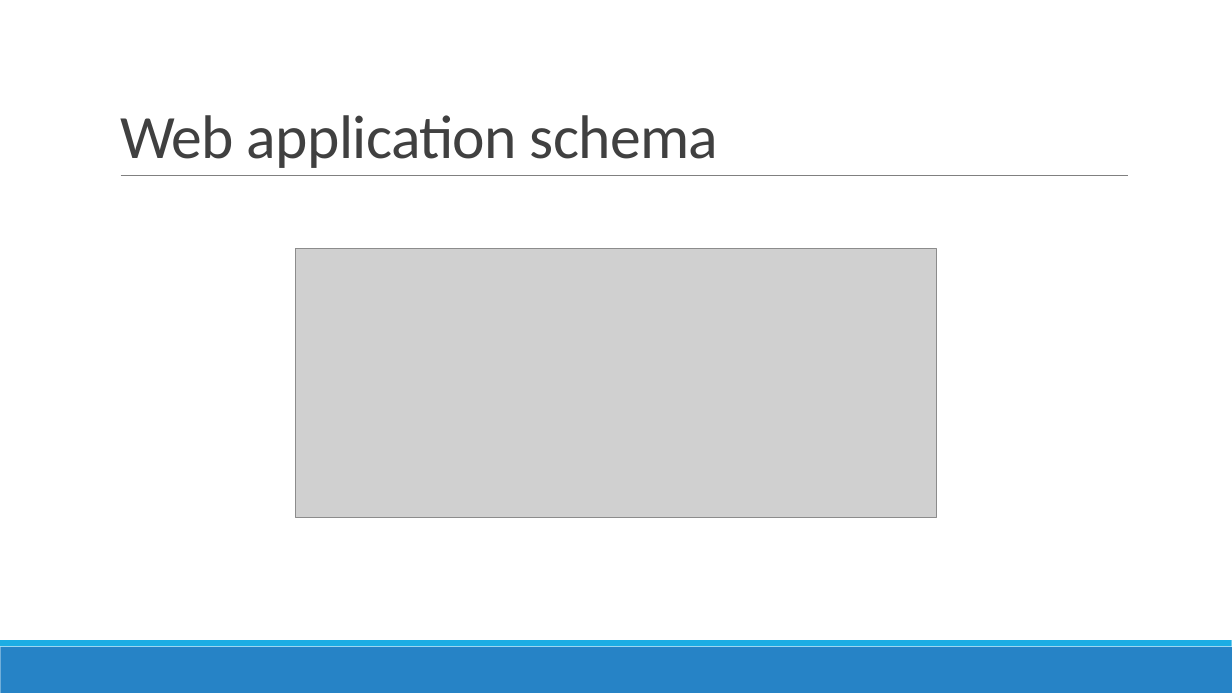
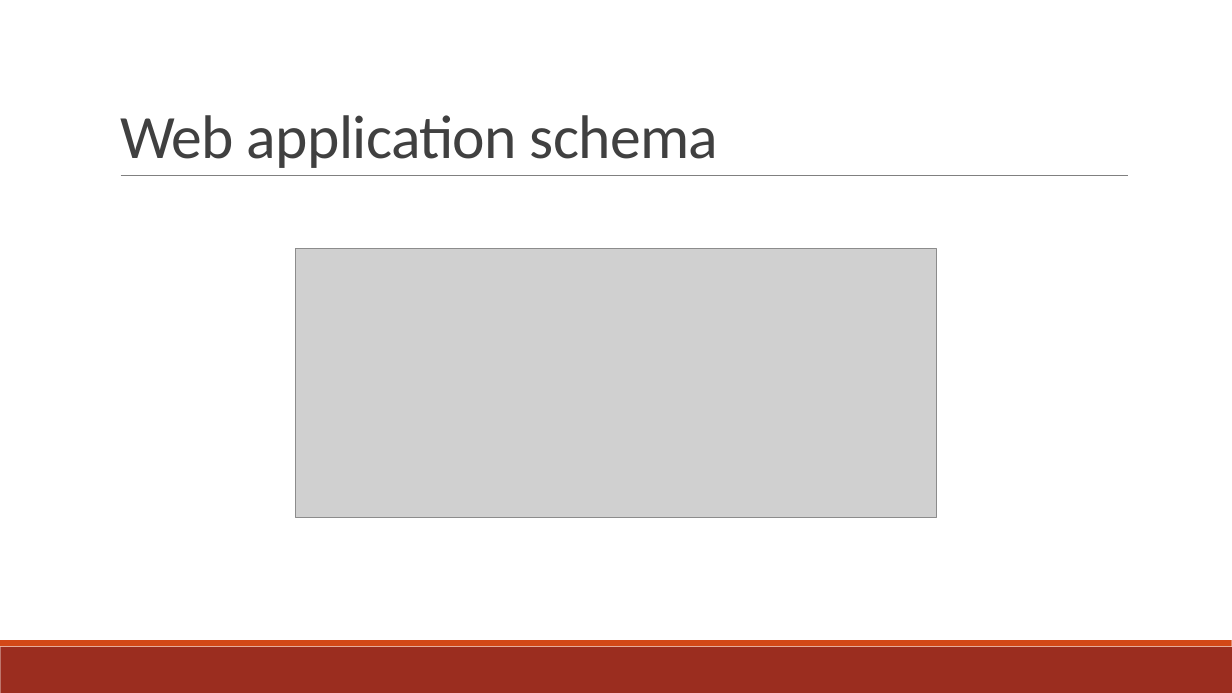
Before and after one commit to Fix-22/5C_AvvedutoCecireCinquetti_POI, a slide deck: slide 4 of docs/slides/Shakespeare_s Places.pptx. Drawn at 1232x693 pixels with LibreOffice and Linux fonts; fonts in the diff are those of the drawing; grey boxes stand for pictures. Boxes give left, top, right and bottom in pixels: in the first picture for what was removed or moved away, otherwise in the second. Text is boxed around its words. In the diff, an @@ line names an element or a change of style, - is before the commit and + after.

```diff
--- a/docs/slides/Shakespeare_s Places.pptx
+++ b/docs/slides/Shakespeare_s Places.pptx
@@ rectangle at bbox=[0, 647, 1232, 693]: fill #2683C6 to #9B2D1F @@
@@ rectangle at bbox=[0, 640, 1232, 647]: fill #1CADE4 to #D34817 @@
```
Also in this commit, not shown: 3 other slides changed, 7 slides added, 8 slides removed, 1 other file.
